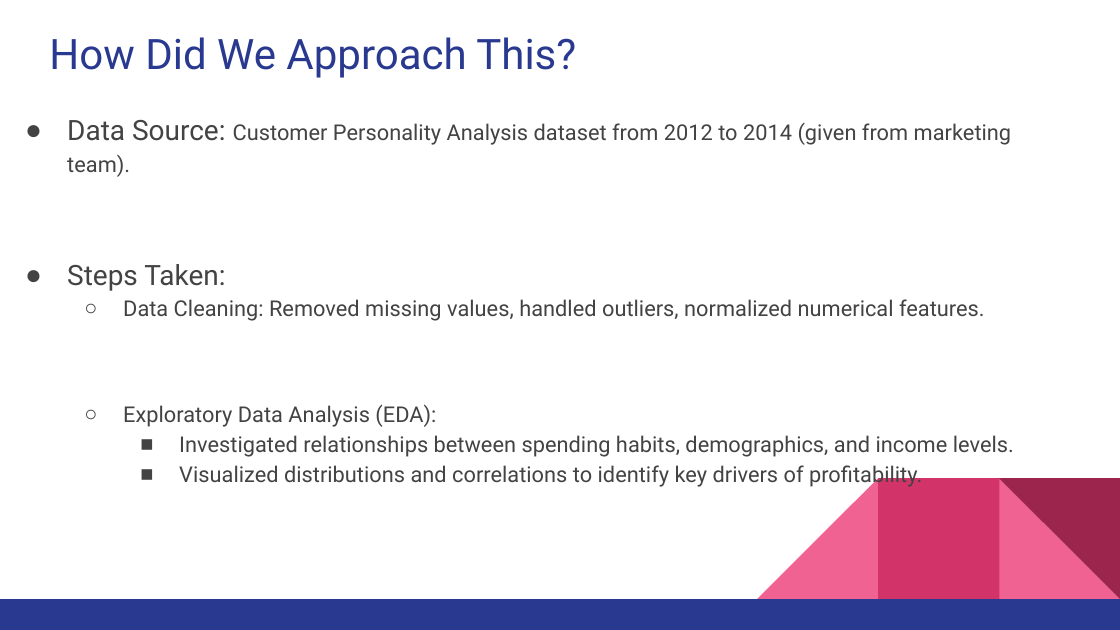
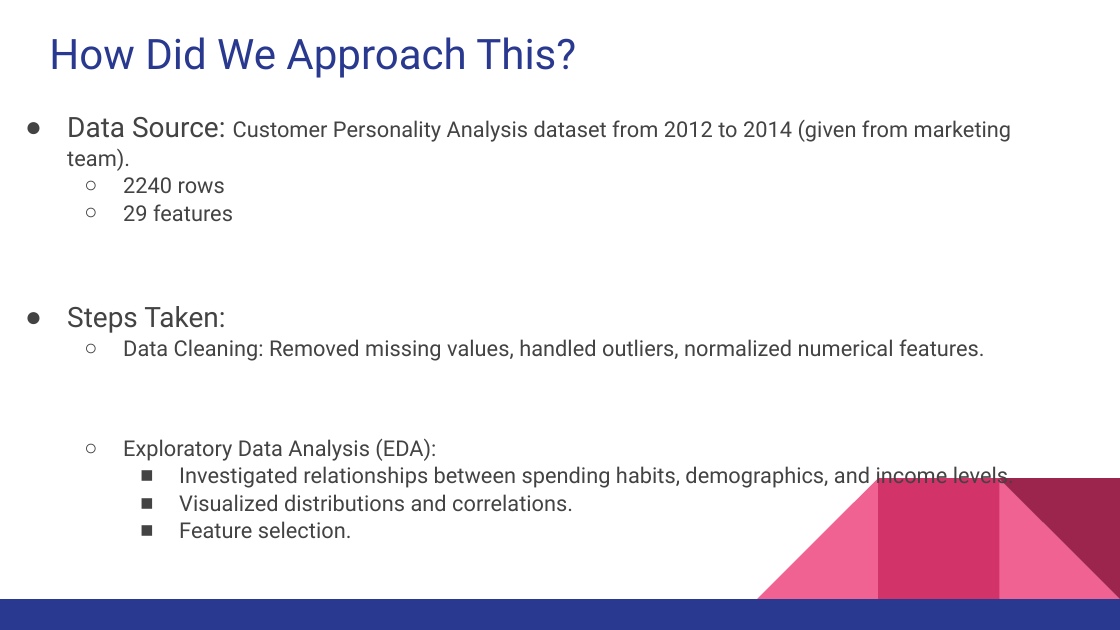
Before and after one commit to mariakopsacheili/Machine-Learning-Second-Project-Clustering, a slide deck: slide 4 of 5 .Presentation/Presentation.pptx. Drawn at 1120x630 pixels with LibreOffice and Linux fonts; fonts in the diff are those of the drawing. Boxes give left, top, right and bottom in pixels: in the first picture for what was removed or moved away, otherwise in the second. Text is boxed around its words. In the diff, an @@ line names an element or a change of style, - is before the commit and + after.

```diff
--- a/5 .Presentation/Presentation.pptx
+++ b/5 .Presentation/Presentation.pptx
@@ text at <box>67,117,1014,490</box>: line spacing 1.15 to 1.05 @@
@@ text at <box>123,177,233,221</box>: paragraphs added @@
+  ○ 2240 rows
+  ○ 29 features
@@ text at <box>179,494,573,538</box>: text changed @@
-    ■ Visualized distributions and correlations to identify key drivers of profitability.
+    ■ Visualized distributions and correlations.
+    ■ Feature selection.
```
Also in this commit, not shown: 8 other slides changed, 1 slide added, 3 other files.
